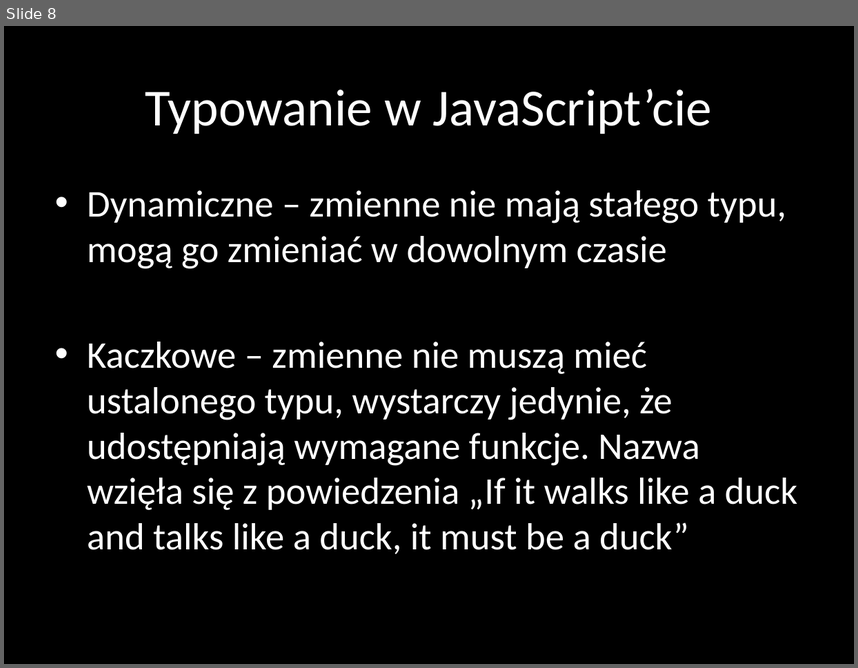
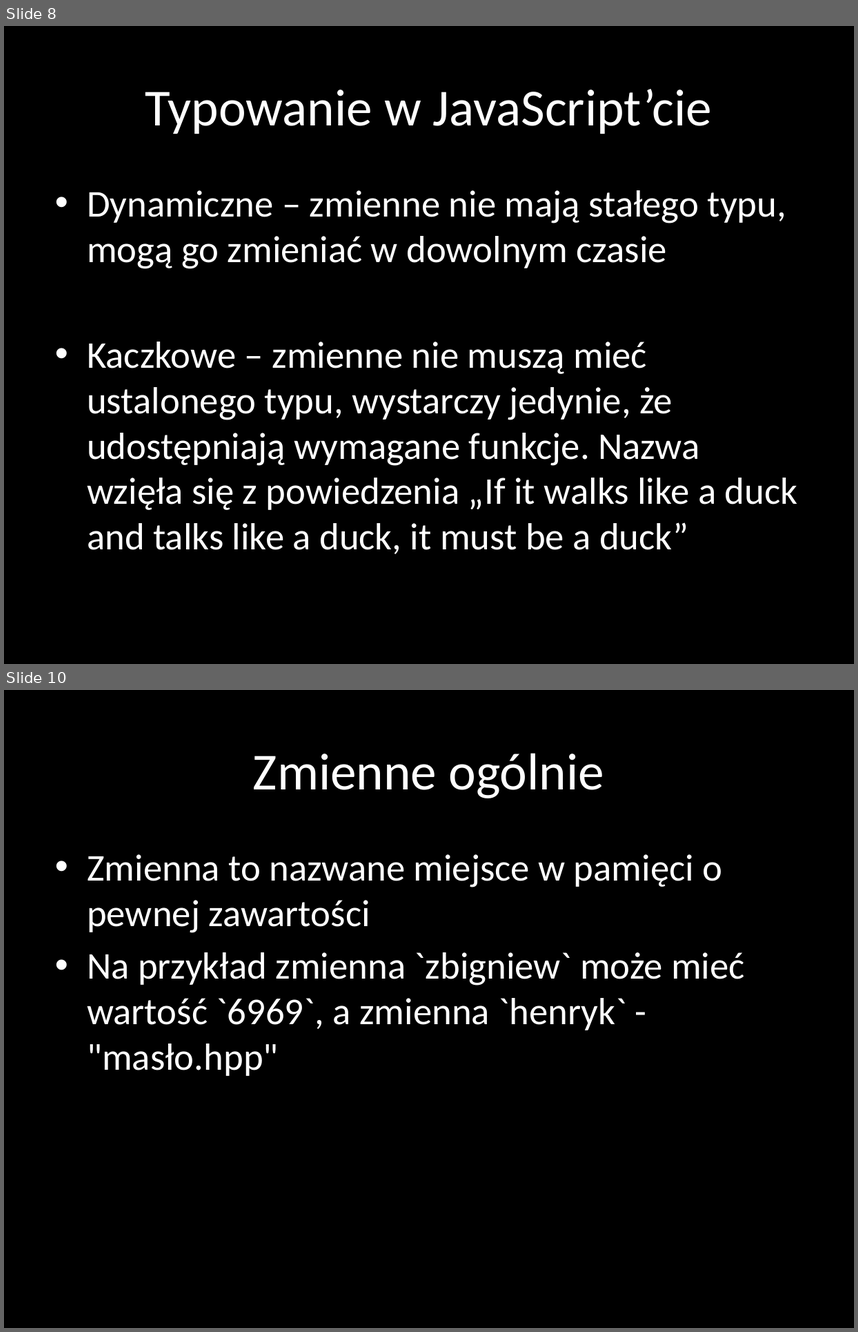
Before and after one commit to nabijaczleweli/UniwersytetDzieci-Google-2015-prezentacja, a slide deck: prezentacja/JavaScript.pptx. Shown one above the other, each under a label of ours: slide 8 before the commit, slides 8 and 10 after it; the slides between them are not shown. The pictures are 858x668 and 858x1332 pixels, drawn with LibreOffice and Linux fonts; fonts in the diff are those of the drawing. Boxes give left, top, right and bottom in pixels: in the first picture for what was removed or moved away, otherwise in the second. Text is boxed around its words. In the diff, an @@ line names an element or a change of style, - is before the commit and + after.

```diff
--- a/prezentacja/JavaScript.pptx
+++ b/prezentacja/JavaScript.pptx
@@ slide 10 added at (4,690,854,1328), background #000000 @@
@@ title added at (253,753,604,798), 44 pt, text #FFFFFF @@
+Zmienne ogólnie
@@ text added at (87,854,745,1076), 32 pt, text #FFFFFF @@
+• Zmienna to nazwane miejsce w pamięci o pewnej zawartości
+• Na przykład zmienna `zbigniew` może mieć wartość `6969`, a zmienna `henryk` - "masło.hpp"
```
Also in this commit, not shown: 3 other slides added, 1 other file.
